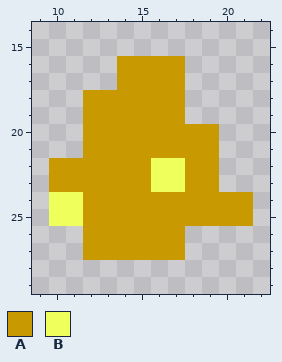
A pixel-art file gets an edit: assets/items/gold_poop/gold_poop-1.aseprite. The picture above is the old version.
32x32 pixels, 1 frame. Shown: x 9..22, y 14..29.
Palette (. is transparent): A #c89900  B #efff5c
Pixels before, first column x 10:
16 ....AAAA....
17 ....AAAA....
18 ..AAAAAA....
19 ..AAAAAA....
20 ..AAAAAAAA..
21 ..AAAAAAAA..
22 AAAAAABBAA..
23 AAAAAABBAA..
24 BBAAAAAAAAAA
25 BBAAAAAAAAAA
26 ..AAAAAA....
27 ..AAAAAA....
The same view after the edit:
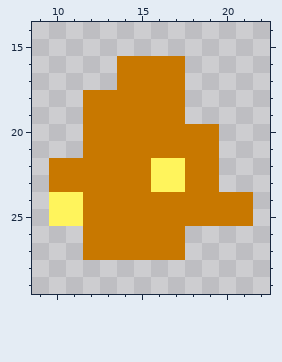
Log entry: add level up reward screen
Changes in this commit:
colour A: #c89900 -> #c87800
colour B: #efff5c -> #fff45c
